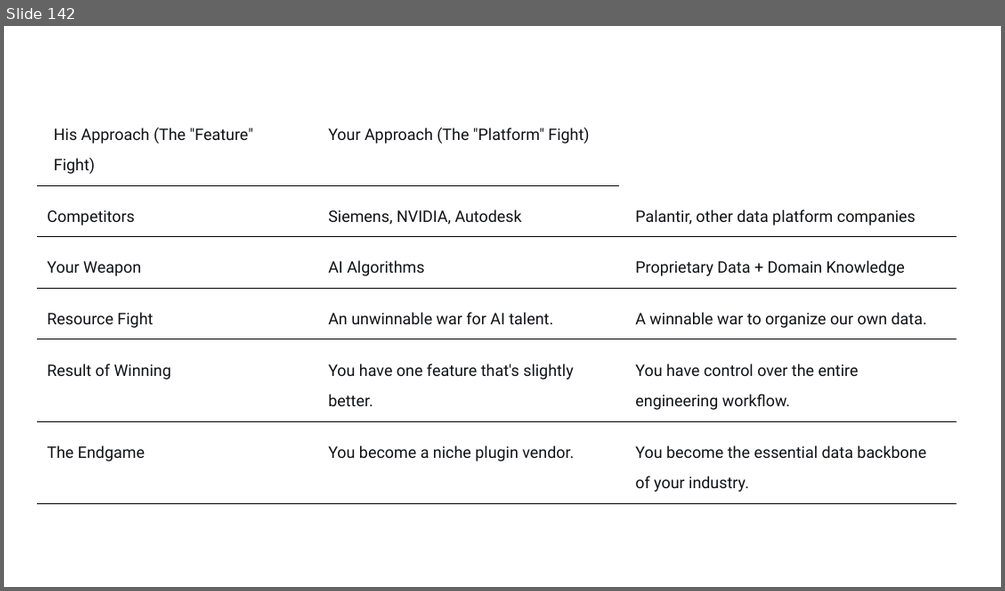
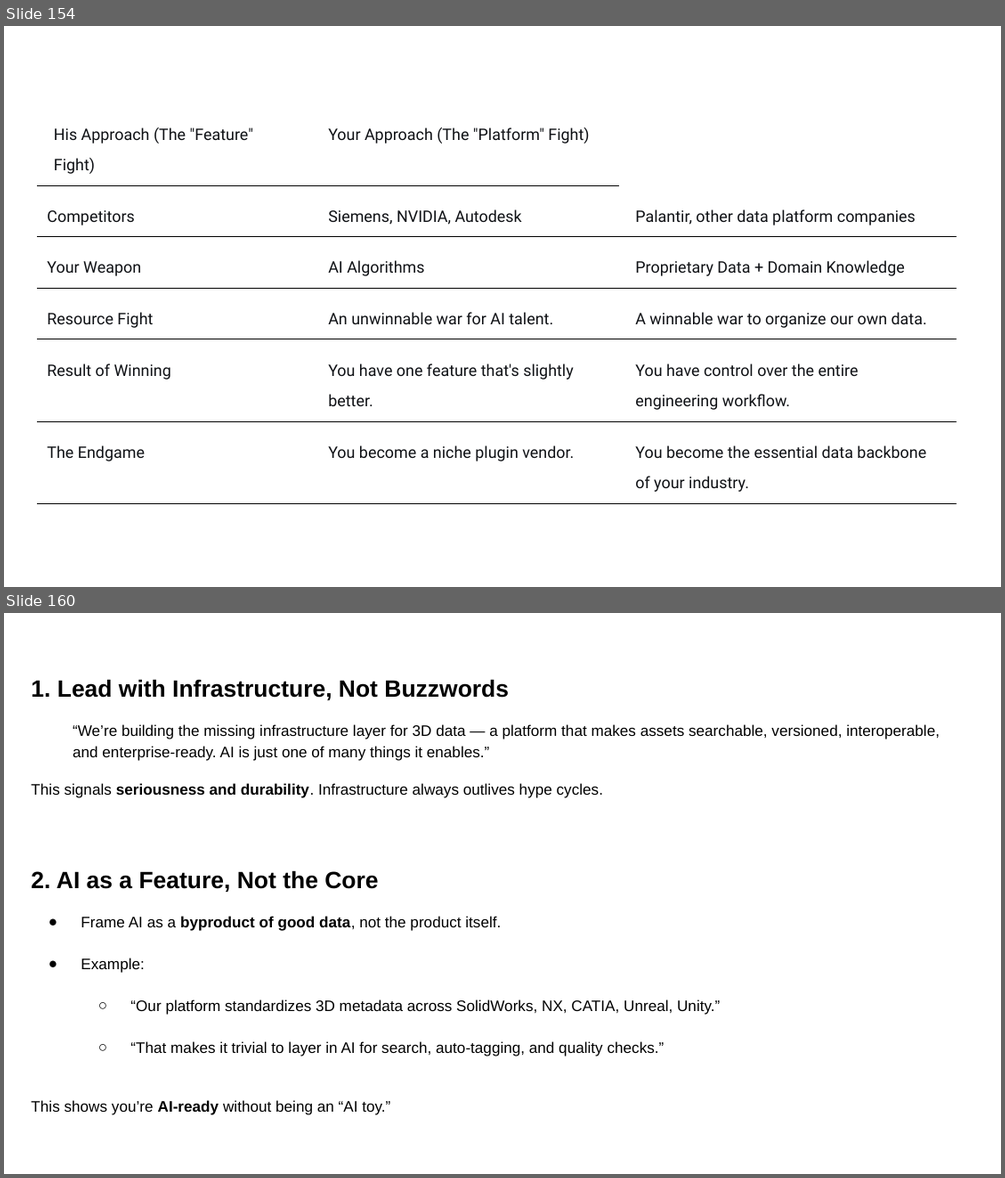
Before and after one commit to victoryapcheeann/random, a slide deck: Presentation.pptx. Shown one above the other, each under a label of ours: slide 142 before the commit, slides 154 and 160 after it; the slides between them are not shown. The pictures are 1005x591 and 1005x1178 pixels, drawn with LibreOffice and Linux fonts; fonts in the diff are those of the drawing. Boxes give left, top, right and bottom in pixels: in the first picture for what was removed or moved away, otherwise in the second. Text is boxed around its words. In the diff, an @@ line names an element or a change of style, - is before the commit and + after.

```diff
--- a/Presentation.pptx
+++ b/Presentation.pptx
@@ slide 160 added at bbox=[4, 613, 1001, 1174], background #FFFFFF @@
@@ text added at bbox=[31, 679, 939, 1115], 11 pt, text #000000 @@
+1. Lead with Infrastructure, Not Buzzwords
+“We’re building the missing infrastructure layer for 3D data — a platform that makes assets searchable, versioned, interoperable, and enterprise-ready. AI is just one of many things it enables.”
+This signals seriousness and durability. Infrastructure always outlives hype cycles.
+2. AI as a Feature, Not the Core
+● Frame AI as a byproduct of good data, not the product itself.
+● Example:
+  ○ “Our platform standardizes 3D metadata across SolidWorks, NX, CATIA, Unreal, Unity.”
+  ○ “That makes it trivial to layer in AI for search, auto-tagging, and quality checks.”
+This shows you’re AI-ready without being an “AI toy.”
@@ what was slide 142 is now slide 154 @@
```
Also in this commit, not shown: 24 other slides added, 4 slides removed.
